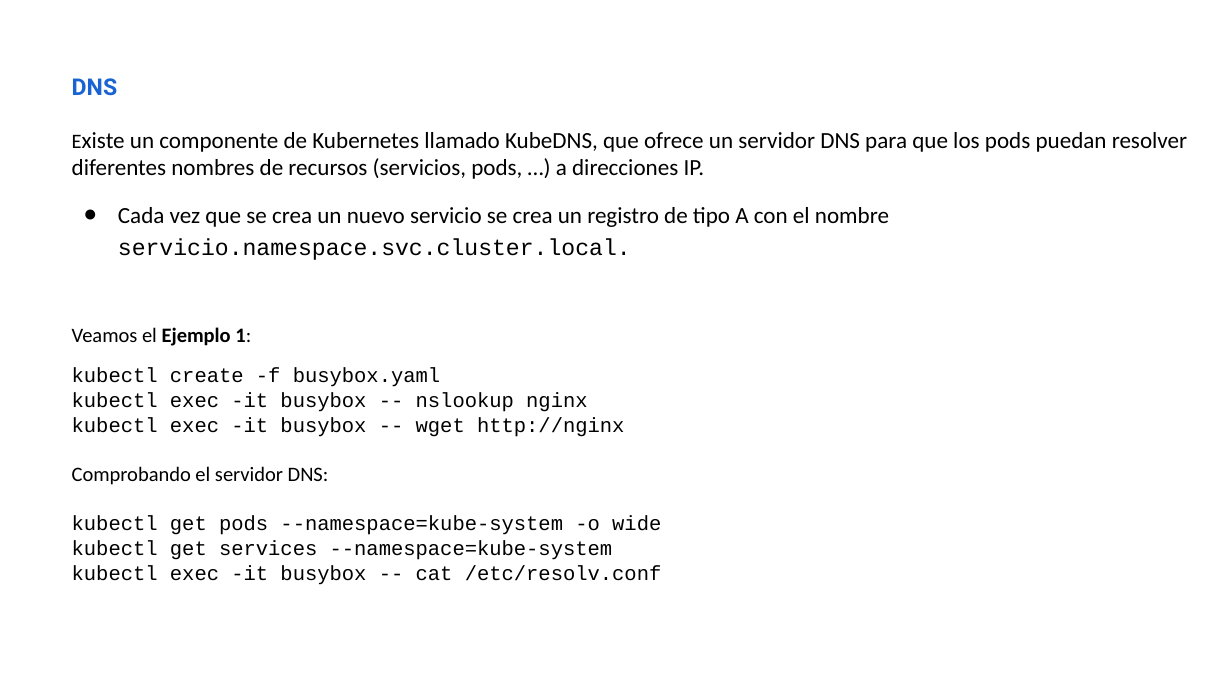
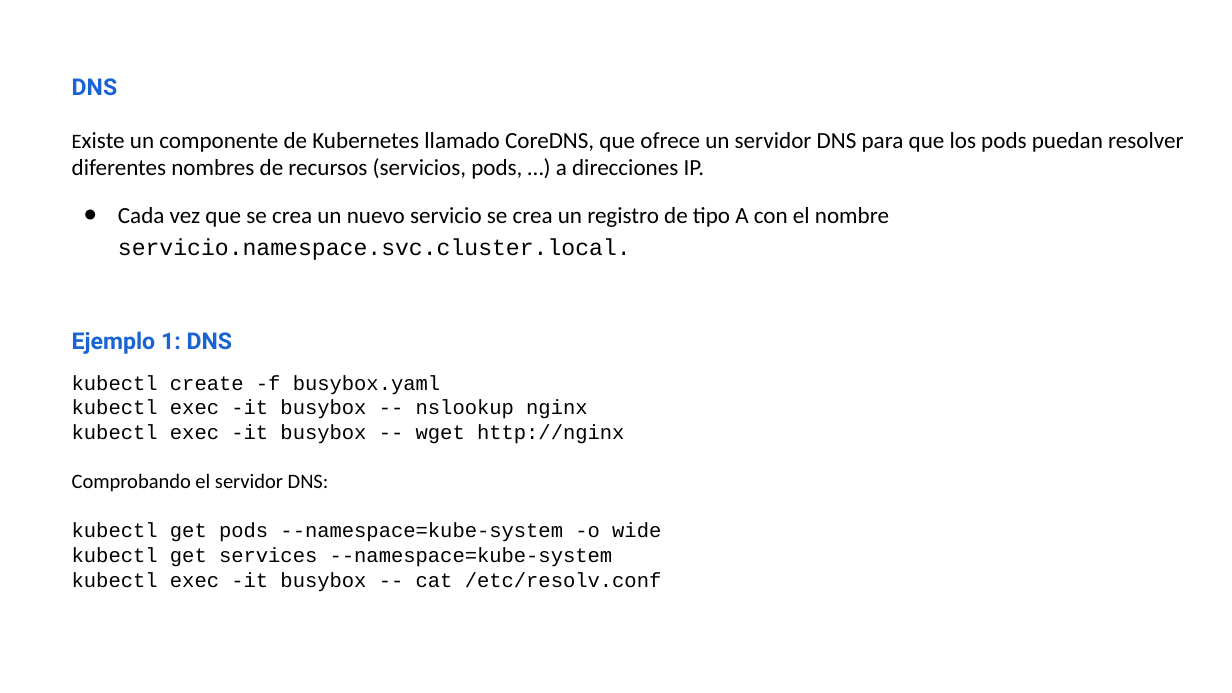
Before and after one commit to iesgn/curso_kubernetes_2020, a slide deck: slide 2 of unidad4/presentacion_unidad4.odp. Drawn at 1232x693 pixels with LibreOffice and Linux fonts; fonts in the diff are those of the drawing. Boxes give left, top, right and bottom in pixels: in the first picture for what was removed or moved away, otherwise in the second. Text is boxed around its words. In the diff, an @@ line names an element or a change of style, - is before the commit and + after.

Commit message:
Reordeno ejemplos unidad 4

```diff
--- a/unidad4/presentacion_unidad4.odp
+++ b/unidad4/presentacion_unidad4.odp
@@ text at [72, 132, 1183, 179]: text changed @@
-Existe un componente de Kubernetes llamado KubeDNS, que ofrece un servidor DNS para que los pods puedan resolver diferentes nombres de recursos (servicios, pods, …) a direcciones IP.
+Existe un componente de Kubernetes llamado CoreDNS, que ofrece un servidor DNS para que los pods puedan resolver diferentes nombres de recursos (servicios, pods, …) a direcciones IP.
@@ text at [72, 331, 233, 354]: text changed; size 16 to 18 pt; font Calibri to Roboto; text colour #000000 to #1963D3; bold on @@
-Veamos el Ejemplo 1:
+Ejemplo 1: DNS
```
Also in this commit, not shown: 3 other slides changed, 1 slide added, 22 other files.
